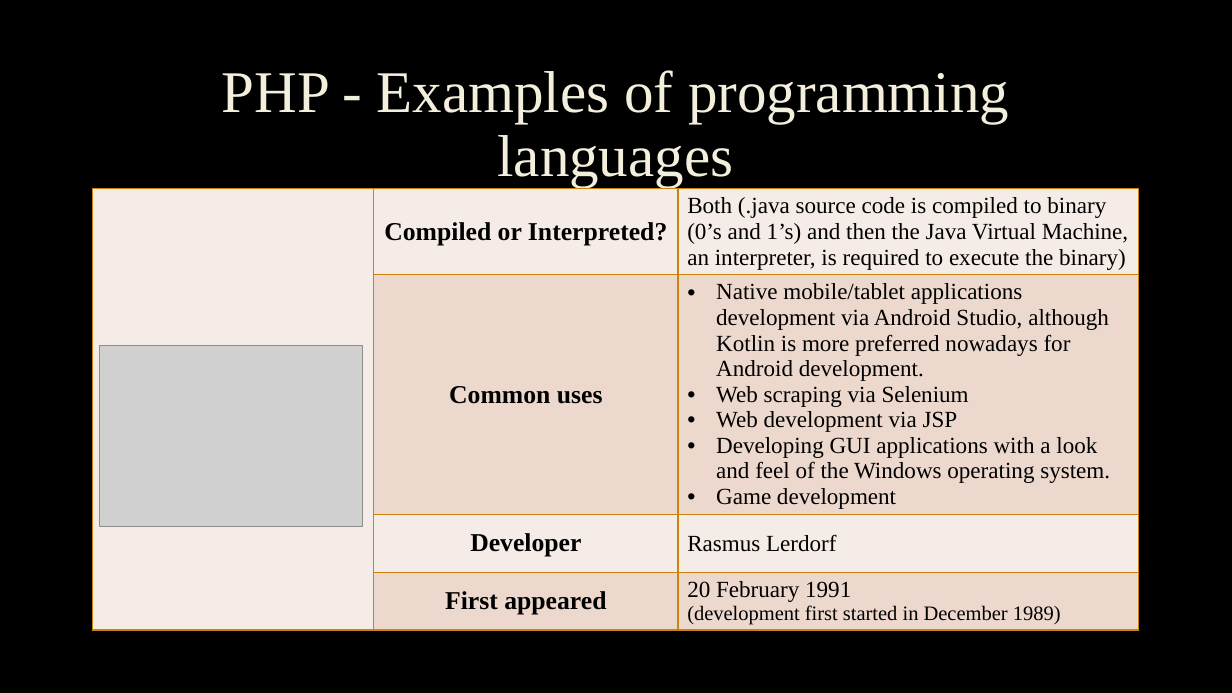
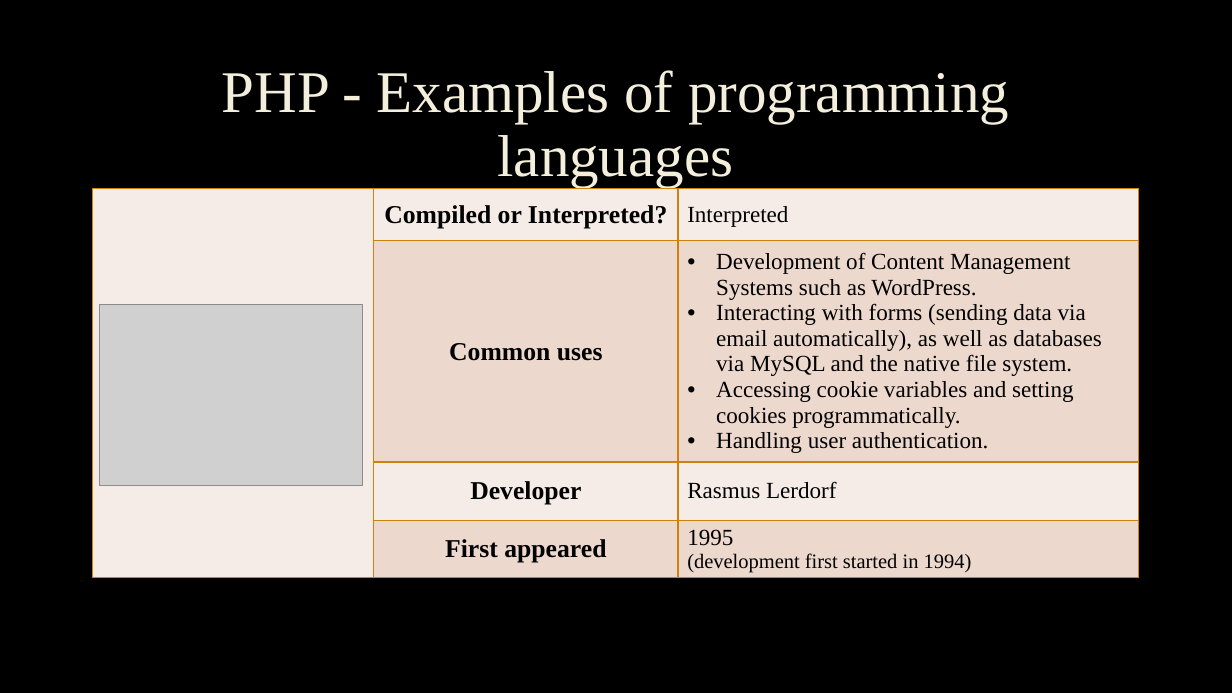
Before and after one commit to mandyfarrugia2001/webdevtuts, a slide deck: slide 13 of Presentations/4. Creating your first webpage using HTML.pptx (slide 10 before the commit). Drawn at 1232x693 pixels with LibreOffice and Linux fonts; fonts in the diff are those of the drawing; grey boxes stand for pictures; background and template pictures are left out. Boxes give left, top, right and bottom in pixels: in the first picture for what was removed or moved away, otherwise in the second. Text is boxed around its words. In the diff, an @@ line names an element or a change of style, - is before the commit and + after.

Commit message:
Updated Presentation 4
Finished demonstrating examples of programming languages. Currently writing about the WWW and the very first web browser and first website.

```diff
--- a/Presentations/4. Creating your first webpage using HTML.pptx
+++ b/Presentations/4. Creating your first webpage using HTML.pptx
@@ table at (92,189,1139,592) @@
-row 1, column 3: Both (.java source code is compiled to binary (0’s and 1’s) and then the Java Virtual Machine, an interpreter, is required to execute the binary)
+row 1, column 3: Interpreted
-row 2, column 3: Native mobile/tablet applications development via Android Studio, although Kotlin is more preferred nowadays for Android development. / Web scraping via Selenium / Web development via JSP / Developing GUI applications with a look and feel of the Windows operating system. / Game development
+row 2, column 3: Development of Content Management Systems such as WordPress. / Interacting with forms (sending data via email automatically), as well as databases via MySQL and the native file system. / Accessing cookie variables and setting cookies programmatically. / Handling user authentication.
-row 4, column 3: 20 February 1991 / (development first started in December 1989)
+row 4, column 3: 1995 / (development first started in 1994)
@@ picture: place and size @@
-picture at (100,346,363,527)
+picture at (100,305,363,486)
```
Also in this commit, not shown: 4 slides added, 1 slide removed.
